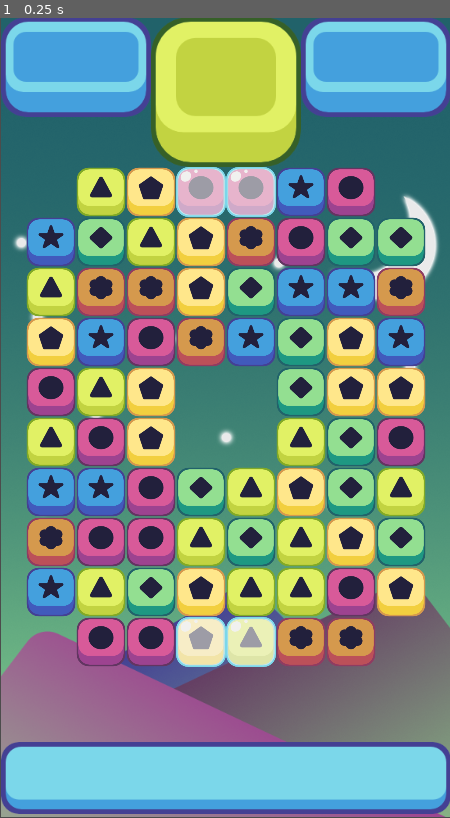
Above: before the commit, frame 1.
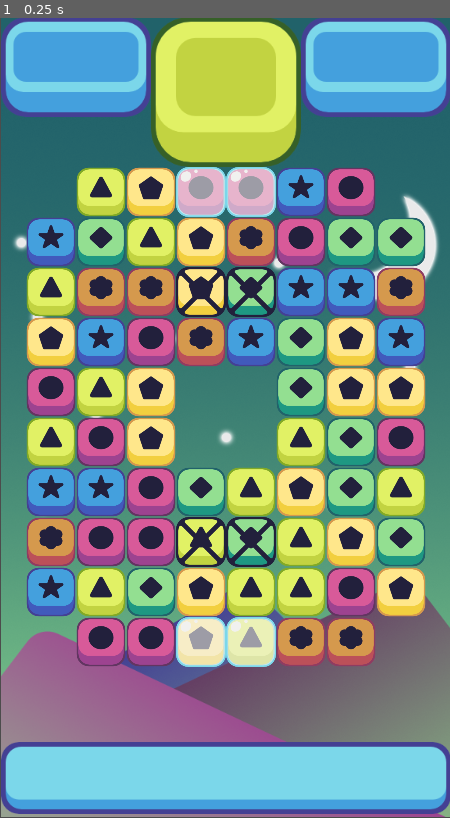
Above: after the commit, the same moment.

Repository: ondoheer/match3_godot
Game: Godot game, scene res://scenes/game_window.tscn
The game is run twice, just before and just after one commit, with the same random seed, the same clock (stepped at 60 frames per second) and the same inputs.
Inputs:
- Up to frame 1 (0.25 s): no input

The runs differ from the first frame. In frame 1, 0.9% of the frame differs, in the area x 39-62%, y 31-69%.

Commit message:
Agregamos lock pieces

Diff:
--- a/scenes/game_window.tscn
+++ b/scenes/game_window.tscn
@@ -1,10 +1,11 @@
-[gd_scene load_steps=6 format=2]
+[gd_scene load_steps=7 format=2]
 
 [ext_resource path="res://art/UI/Backgrounds/background 2.png" type="Texture" id=1]
 [ext_resource path="res://art/UI/Top UI v 2.png" type="Texture" id=2]
 [ext_resource path="res://art/UI/Bottom UI v 2.png" type="Texture" id=3]
 [ext_resource path="res://scripts/grid.gd" type="Script" id=4]
 [ext_resource path="res://scripts/ice_holder.gd" type="Script" id=5]
+[ext_resource path="res://scripts/lock_holder.gd" type="Script" id=6]
 
 [node name="game_window" type="Node2D"]
 position = Vector2( 1.36035, -1.36037 )
@@ -38,9 +39,13 @@
 y_offset = 3
 empty_spaces = PoolVector2Array( 0, 0, 7, 0, 0, 9, 7, 9, 3, 4, 4, 4, 3, 5, 4, 5 )
 ice_spaces = PoolVector2Array( 3, 0, 4, 0, 3, 9, 4, 9 )
+lock_spaces = PoolVector2Array( 3, 2, 4, 2, 3, 7, 4, 7 )
 
 [node name="ice_holder" type="Node2D" parent="."]
 script = ExtResource( 5 )
+
+[node name="lock_holder" type="Node2D" parent="."]
+script = ExtResource( 6 )
 
 [node name="destroy_timer" type="Timer" parent="."]
 wait_time = 0.5
@@ -55,7 +60,9 @@
 one_shot = true
 
 [connection signal="damage_ice" from="grid" to="ice_holder" method="_on_grid_damage_ice"]
+[connection signal="damage_lock" from="grid" to="lock_holder" method="_on_grid_damage_lock"]
 [connection signal="make_ice" from="grid" to="ice_holder" method="_on_grid_make_ice"]
+[connection signal="make_lock" from="grid" to="lock_holder" method="_on_grid_make_lock"]
 [connection signal="timeout" from="destroy_timer" to="grid" method="_on_destroy_timer_timeout"]
 [connection signal="timeout" from="collapse_timer" to="grid" method="_on_collapse_timer_timeout"]
 [connection signal="timeout" from="refill_timer" to="grid" method="_on_refill_timer_timeout"]
--- /dev/null
+++ b/scenes/lock.tscn
@@ -0,0 +1,9 @@
+[gd_scene load_steps=3 format=2]
+
+[ext_resource path="res://scenes/ice.tscn" type="PackedScene" id=1]
+[ext_resource path="res://art/Obstacles/Locks.png" type="Texture" id=2]
+
+[node name="lock" instance=ExtResource( 1 )]
+
+[node name="Sprite" parent="." index="0"]
+texture = ExtResource( 2 )
--- a/scripts/grid.gd
+++ b/scripts/grid.gd
@@ -14,10 +14,13 @@
 # obstacle stuff
 export (PoolVector2Array) var empty_spaces
 export (PoolVector2Array) var ice_spaces
+export (PoolVector2Array) var lock_spaces
 
 # obstacle signals
 signal damage_ice
 signal make_ice
+signal damage_lock
+signal make_lock
 
 # piece array
 var possible_pieces = [
@@ -51,15 +54,23 @@
 	all_pieces = make_2d_array()
 	spawn_pieces()
 	spawn_ice()
-
-func restricted_movement(place: Vector2):
-	for i in empty_spaces.size():
-		if empty_spaces[i] == place:
+	spawn_locks()
+
+func restricted_fill(place: Vector2):
+	if is_in_array(empty_spaces, place):
+		return true
+	return false
+
+func restricted_move(place: Vector2):
+	#check lock pieces
+	return is_in_array(lock_spaces, place)
+
+func is_in_array(array, item):
+	for i in array.size():
+		if array[i] == item:
 			return true
 	return false
 
-
-
 func make_2d_array():
 	var array = []
 	for i in width:
@@ -71,7 +82,7 @@
 func spawn_pieces():
 	for i in width:
 		for j in height:
-			if not restricted_movement(Vector2(i,j)):
+			if not restricted_fill(Vector2(i,j)):
 				if all_pieces[i][j] == null:
 					#choose a random number
 					var rand = floor(rand_range(0,possible_pieces.size()))
@@ -110,6 +121,11 @@
 
 		emit_signal("make_ice", ice_spaces[i])
 
+func spawn_locks():
+	for i in lock_spaces.size():
+		emit_signal("make_lock", lock_spaces[i])
+
+
 func match_at(column, row, color):
 	if	column > 1:
 		if all_pieces[column -1][row] != null && all_pieces[column -2][row] != null:
@@ -160,14 +176,15 @@
 	var first_piece = all_pieces[column][row]
 	var other_piece = all_pieces[column + direction.x][row + direction.y]
 	if first_piece != null and other_piece != null:
-		store_last_pieces(first_piece, other_piece, Vector2(column, row) , direction)
-		state = wait
-		all_pieces[column][row] = other_piece
-		all_pieces[column + direction.x][row + direction.y] = first_piece
-		first_piece.move(grid_to_pixel(column + direction.x, row + direction.y))
-		other_piece.move(grid_to_pixel(column, row))
-		if !move_checked:
-			find_matches()
+		if not restricted_move(Vector2(column, row)) and not restricted_move(Vector2(column, row) + direction):
+			store_last_pieces(first_piece, other_piece, Vector2(column, row) , direction)
+			state = wait
+			all_pieces[column][row] = other_piece
+			all_pieces[column + direction.x][row + direction.y] = first_piece
+			first_piece.move(grid_to_pixel(column + direction.x, row + direction.y))
+			other_piece.move(grid_to_pixel(column, row))
+			if !move_checked:
+				find_matches()
 
 func store_last_pieces(first_piece, other_piece, place, direction):
 	piece_1 = first_piece
@@ -211,24 +228,35 @@
 			if all_pieces[i][j] != null:
 				var current_color = all_pieces[i][j].color
 				if i > 0 and i < width -1:
-					if all_pieces[i-1][j] != null and all_pieces[i+1][j] != null:
+					if not is_piece_null(i-1,j) and not is_piece_null(i+1,j):
 						if all_pieces[i-1][j].color == current_color and all_pieces[i+1][j].color == current_color:
-							all_pieces[i-1][j].matched = true
-							all_pieces[i-1][j].dim()
-							all_pieces[i][j].matched = true
-							all_pieces[i][j].dim()
-							all_pieces[i+1][j].matched = true
-							all_pieces[i+1][j].dim()
+							match_and_dim_many([
+												all_pieces[i-1][j],
+												all_pieces[i][j],
+												all_pieces[i+1][j]
+												])
+
 				if j > 0 and j < height -1:
-					if all_pieces[i][j-1] != null and all_pieces[i][j+1] != null:
+					if not is_piece_null(i,j-1) and not is_piece_null(i,j+1):
 						if all_pieces[i][j-1].color == current_color and all_pieces[i][j+1].color == current_color:
-							all_pieces[i][j-1].matched = true
-							all_pieces[i][j-1].dim()
-							all_pieces[i][j].matched = true
-							all_pieces[i][j].dim()
-							all_pieces[i][j+1].matched = true
-							all_pieces[i][j+1].dim()
+							match_and_dim_many([
+											all_pieces[i][j-1],
+											all_pieces[i][j],
+											all_pieces[i][j+1]
+												])
+
 	get_parent().get_node("destroy_timer").start()
+
+func is_piece_null(column, row):
+	return all_pieces[column][row] == null
+
+func match_and_dim_many(pieces):
+	for piece in pieces:
+		match_and_dim(piece)
+
+func match_and_dim(item):
+	item.matched = true
+	item.dim()
 
 func destroy_matched():
 	var was_matched = false
@@ -239,7 +267,7 @@
 					was_matched = true
 					all_pieces[i][j].queue_free()
 					all_pieces[i][j] = null
-					emit_signal("damage_ice", Vector2(i,j))
+					damage_special(i, j)
 
 	move_checked = true
 	if was_matched:
@@ -248,13 +276,15 @@
 		swap_back()
 
 
-
+func damage_special(column, row):
+	emit_signal("damage_ice", Vector2(column,row))
+	emit_signal("damage_lock", Vector2(column,row))
 
 
 func collapse_columns():
 	for i in width:
 		for j in height:
-			if all_pieces[i][j] == null and !restricted_movement(Vector2(i,j)):
+			if all_pieces[i][j] == null and !restricted_fill(Vector2(i,j)):
 				for k in range(j +1, height):
 					if all_pieces[i][k] != null:
 						all_pieces[i][k].move(grid_to_pixel(i, j))
--- a/scripts/ice_holder.gd
+++ b/scripts/ice_holder.gd
@@ -19,7 +19,7 @@
 	return array
 
 func _on_grid_make_ice(board_position: Vector2):
-	print(board_position)
+
 	if ice_pieces.size() == 0:
 		ice_pieces = make_2d_array()
 	var current = ice.instance()
--- /dev/null
+++ b/scripts/lock_holder.gd
@@ -0,0 +1,39 @@
+extends Node2D
+
+var lock_pieces = []
+var width = 8
+var height = 10
+var lock = preload("res://scenes/lock.tscn")
+
+
+# Called when the node enters the scene tree for the first time.
+func _ready():
+	pass
+
+func make_2d_array():
+	var array = []
+	for i in width:
+		array.append([])
+		for j in height:
+			array[i].append(null)
+	return array
+
+func _on_grid_make_lock(board_position: Vector2):
+
+	if lock_pieces.size() == 0:
+		lock_pieces = make_2d_array()
+	var current = lock.instance()
+
+
+	current.position = Vector2(board_position.x * 64 + 64, -board_position.y * 64 + 800)
+
+	add_child(current)
+	lock_pieces[board_position.x][board_position.y] = current
+
+
+func _on_grid_damage_lock(board_position: Vector2):
+	if lock_pieces[board_position.x][board_position.y] != null:
+		lock_pieces[board_position.x][board_position.y].take_damage(1)
+		if lock_pieces[board_position.x][board_position.y].health <= 0:
+			lock_pieces[board_position.x][board_position.y].queue_free()
+			lock_pieces[board_position.x][board_position.y] = null
